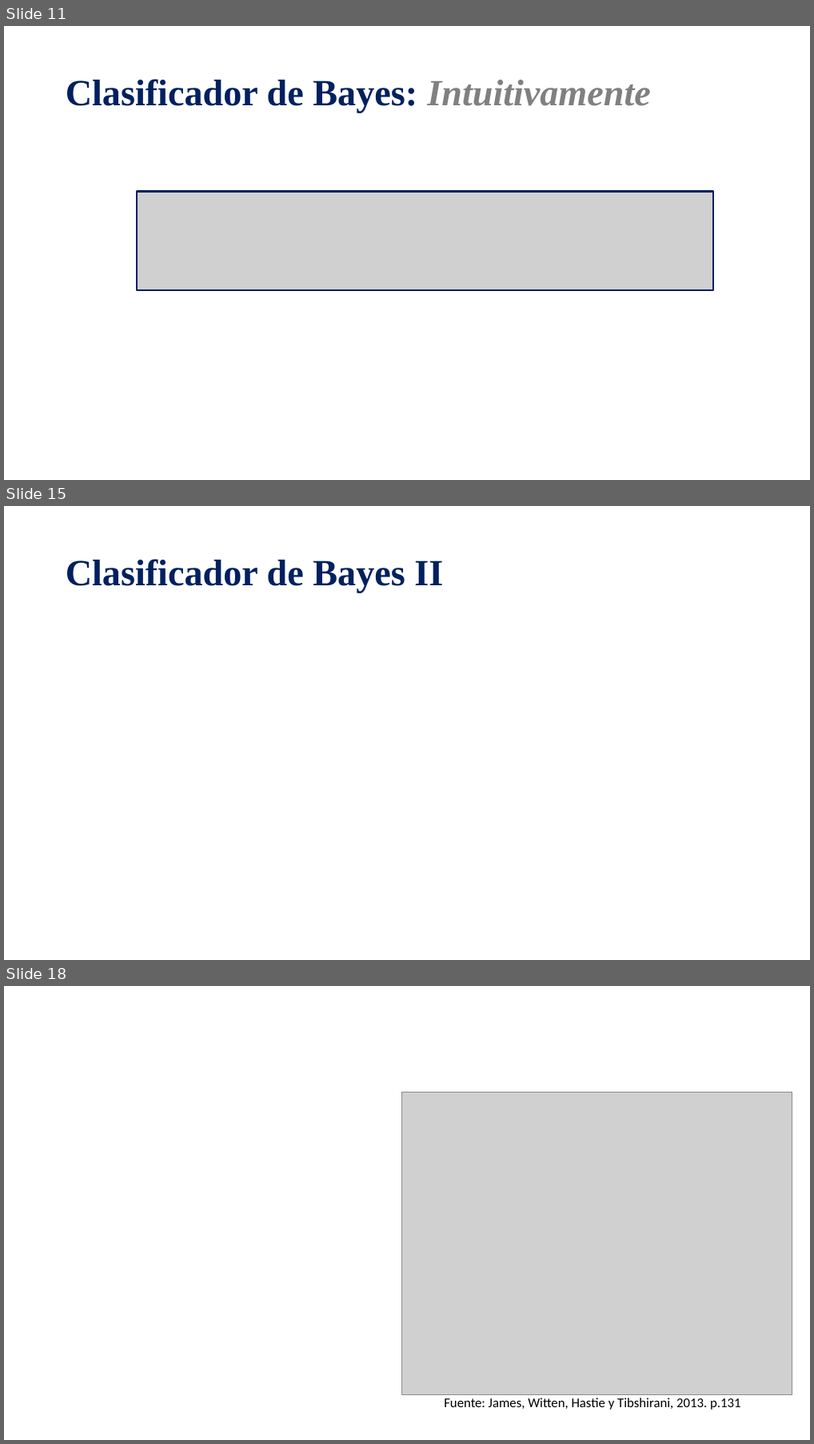
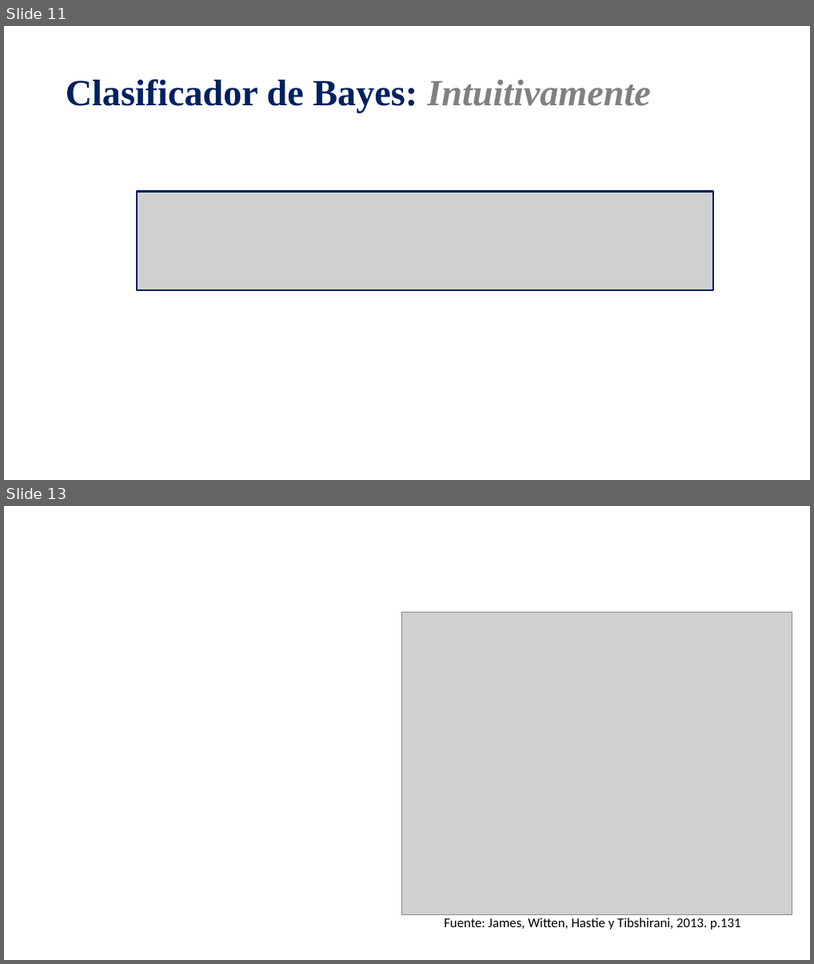
Before and after one commit to mnromero/Programacion_UBA_2025, a slide deck: Clase 06 Metodos de Clasificacion_Logit & KNN/C6_Clasificacion_Bayes_Logit_kNN.pptx. Shown one above the other, each under a label of ours: slides 11, 15 and 18 before the commit, slides 11 and 13 after it; the slides between them are not shown. The pictures are 814x1444 and 814x964 pixels, drawn with LibreOffice and Linux fonts; fonts in the diff are those of the drawing; grey boxes stand for pictures. Boxes give left, top, right and bottom in pixels: in the first picture for what was removed or moved away, otherwise in the second. Text is boxed around its words. In the diff, an @@ line names an element or a change of style, - is before the commit and + after.

```diff
--- a/Clase 06 Metodos de Clasificacion_Logit & KNN/C6_Clasificacion_Bayes_Logit_kNN.pptx
+++ b/Clase 06 Metodos de Clasificacion_Logit & KNN/C6_Clasificacion_Bayes_Logit_kNN.pptx
@@ slide 15 removed at box(4, 506, 810, 960), background #FFFFFF @@
@@ title removed at box(66, 559, 443, 593) @@
-Clasificador de Bayes II
@@ what was slide 18 is now slide 13 @@
```
Also in this commit, not shown: 4 slides changed, 1 slide added, 5 other slides removed.
